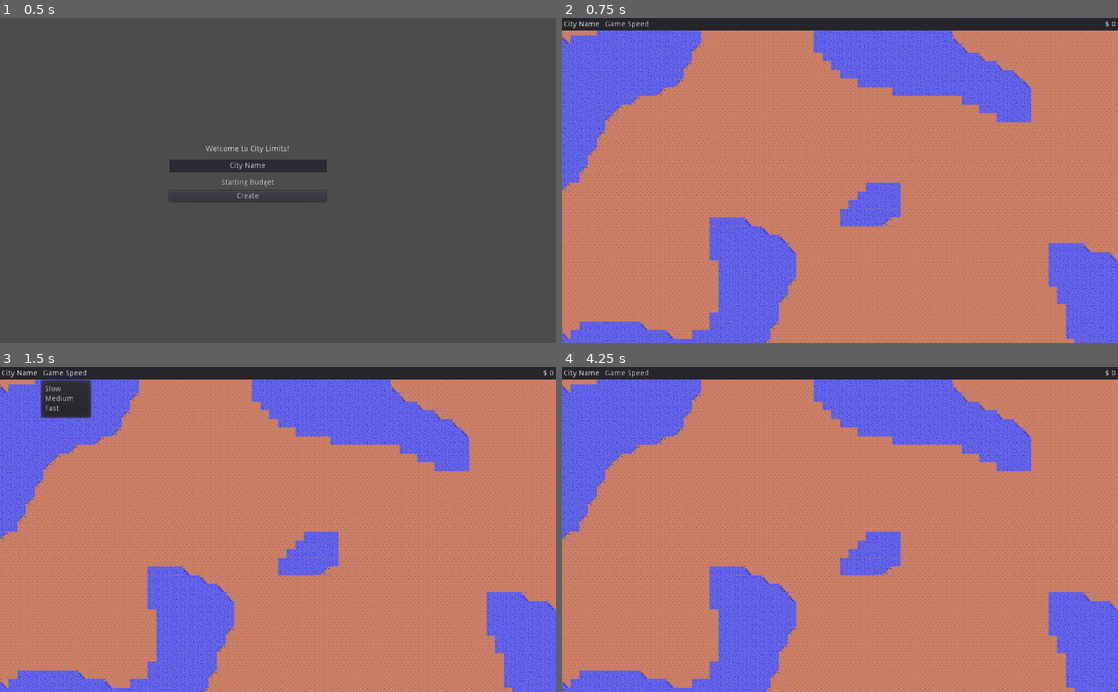
Above: before the commit, frames 1-4 (two rows, left to right).
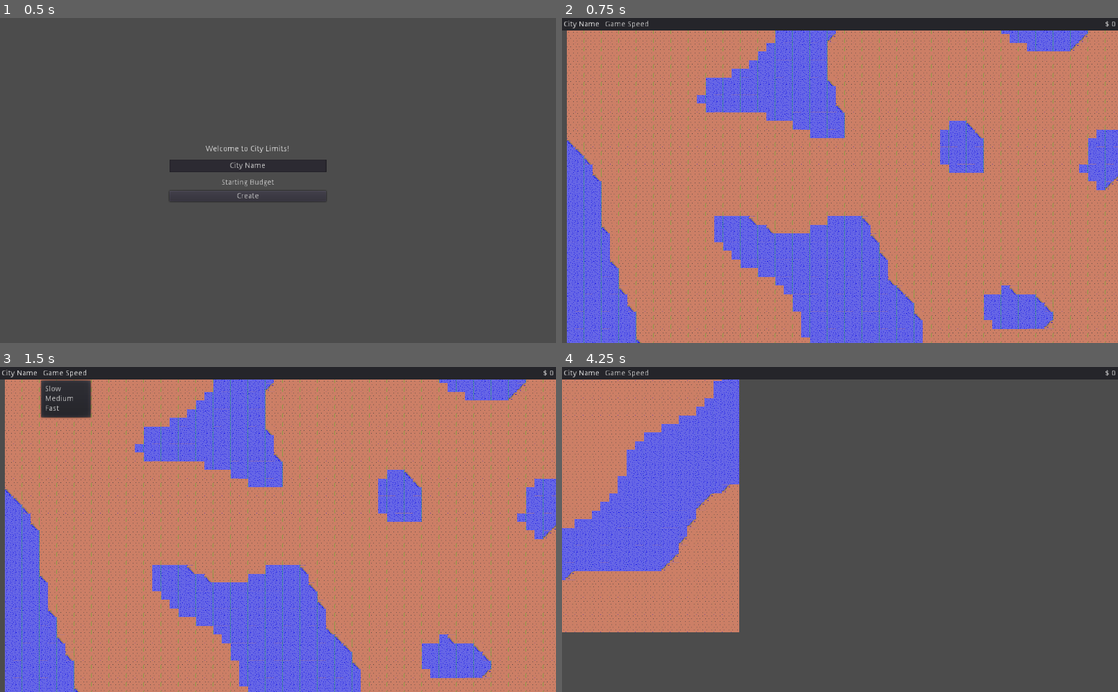
Above: after the commit, the same moments.

Repository: tonytins/citylimits
Game: Godot game, scene res://scenes/titlescreen.tscn
Two runs of this game, one before a commit and one after it. Both use one fixed random seed, a clock stepped at 60 frames per second and the inputs below.
Inputs (mouse positions are in pixels of both pictures, inside the frame that each line leads up to):
- Up to frame 1 (0.5 s): no input
- Up to frame 2 (0.75 s): click "Create" at 0.5 s
- Up to frame 3 (1.5 s): click "Game Speed" at 1.25 s
- Up to frame 4 (4.25 s): tap Enter at 2 s; move the mouse to (962, 513) at 2.02 s; hold Right (ui_right) 2.03-2.78 s; hold Ctrl 2.03-2.78 s; click (962, 513) at 2.17 s; move the mouse to (728, 545) at 2.77 s; hold Down (ui_down) 2.78-3.53 s; tap Ctrl at 2.85 s; click (728, 545) at 2.92 s; move the mouse to (895, 458) at 3.52 s; hold Right (ui_right) from 3.53 s (still down); hold Ctrl from 3.53 s (still down); click (895, 458) at 3.67 s

Frame 1 is identical in both runs. In frame 2, 47% of the frame differs, in the area x 0-100%, y 3-100%; in frame 3, 46%; in frame 4, 88%.

Commit message:
Merged varies scenes into game scene
- Merged GUI and world scenes into game scene with the GUI existing on a canvas layer
- Ported over camera movement script

Diff:
--- a/scenes/game.tscn
+++ b/scenes/game.tscn
@@ -1,12 +1,104 @@
-[gd_scene load_steps=3 format=2]
+[gd_scene load_steps=6 format=2]
 
-[ext_resource path="res://scenes/world.tscn" type="PackedScene" id=1]
-[ext_resource path="res://scenes/gui.tscn" type="PackedScene" id=2]
+[ext_resource path="res://sprites/water.tres" type="TileSet" id=1]
+[ext_resource path="res://scripts/gpanel.gd" type="Script" id=2]
+[ext_resource path="res://sprites/terrian.tres" type="TileSet" id=3]
+[ext_resource path="res://scripts/world.gd" type="Script" id=4]
+[ext_resource path="res://scripts/cameramovement.gd" type="Script" id=5]
 
+[node name="game" type="Node"]
 
+[node name="world" type="Node2D" parent="."]
+script = ExtResource( 4 )
 
-[node name="Game" type="Node"]
+[node name="water" type="TileMap" parent="world"]
+tile_set = ExtResource( 1 )
+cell_size = Vector2( 16, 16 )
+format = 1
 
-[node name="World" parent="." instance=ExtResource( 1 )]
+[node name="terrian" type="TileMap" parent="world"]
+tile_set = ExtResource( 3 )
+cell_size = Vector2( 16, 16 )
+format = 1
 
-[node name="GUI" parent="." instance=ExtResource( 2 )]
+[node name="Camera2D" type="Camera2D" parent="world"]
+position = Vector2( 503.506, 302.104 )
+current = true
+script = ExtResource( 5 )
+
+[node name="ui" type="CanvasLayer" parent="."]
+
+[node name="base" type="Control" parent="ui"]
+anchor_right = 1.0
+anchor_bottom = 1.0
+__meta__ = {
+"_edit_use_anchors_": false
+}
+
+[node name="gpanel" type="Panel" parent="ui/base"]
+anchor_right = 1.0
+margin_bottom = 23.0
+script = ExtResource( 2 )
+__meta__ = {
+"_edit_use_anchors_": false
+}
+
+[node name="citymenus" type="HBoxContainer" parent="ui/base/gpanel"]
+anchor_top = 0.5
+anchor_bottom = 0.5
+margin_left = 3.0
+margin_top = -10.0
+margin_right = 166.0
+margin_bottom = 10.0
+__meta__ = {
+"_edit_use_anchors_": false
+}
+
+[node name="citynamelbl" type="Label" parent="ui/base/gpanel/citymenus"]
+margin_top = 3.0
+margin_right = 66.0
+margin_bottom = 17.0
+text = "City Name"
+
+[node name="gamespeed" type="MenuButton" parent="ui/base/gpanel/citymenus"]
+margin_left = 70.0
+margin_right = 163.0
+margin_bottom = 20.0
+text = "Game Speed"
+items = [ "Slow", null, 0, false, false, 0, 0, null, "", false, "Medium", null, 0, false, false, 1, 0, null, "", false, "Fast", null, 0, false, false, 2, 0, null, "", false ]
+
+[node name="citystatus" type="HBoxContainer" parent="ui/base/gpanel"]
+anchor_left = 1.0
+anchor_top = 0.5
+anchor_right = 1.0
+anchor_bottom = 0.5
+margin_left = -276.0
+margin_top = -9.5
+margin_right = -4.0
+margin_bottom = 10.5
+alignment = 2
+__meta__ = {
+"_edit_use_anchors_": false
+}
+
+[node name="currencylbl" type="Label" parent="ui/base/gpanel/citystatus"]
+margin_left = 251.0
+margin_top = 3.0
+margin_right = 259.0
+margin_bottom = 17.0
+text = "$"
+
+[node name="moneylbl" type="Label" parent="ui/base/gpanel/citystatus"]
+margin_left = 263.0
+margin_top = 3.0
+margin_right = 272.0
+margin_bottom = 17.0
+text = "#"
+
+[node name="debugbtn" type="Button" parent="ui/base/gpanel"]
+visible = false
+margin_left = 932.754
+margin_top = 563.202
+margin_right = 985.754
+margin_bottom = 583.202
+text = "Debug"
--- a/scenes/gui.tscn
+++ /dev/null
@@ -1,79 +0,0 @@
-[gd_scene load_steps=2 format=2]
-
-[ext_resource path="res://scripts/gpanel.gd" type="Script" id=2]
-
-
-[node name="GUI" type="Control"]
-anchor_right = 1.0
-anchor_bottom = 1.0
-__meta__ = {
-"_edit_use_anchors_": false
-}
-
-[node name="GPanel" type="Panel" parent="."]
-anchor_right = 1.0
-margin_bottom = 23.0
-script = ExtResource( 2 )
-__meta__ = {
-"_edit_use_anchors_": false
-}
-
-[node name="CityMenus" type="HBoxContainer" parent="GPanel"]
-anchor_top = 0.5
-anchor_bottom = 0.5
-margin_left = 3.0
-margin_top = -10.0
-margin_right = 166.0
-margin_bottom = 10.0
-__meta__ = {
-"_edit_use_anchors_": false
-}
-
-[node name="CityNameLbl" type="Label" parent="GPanel/CityMenus"]
-margin_top = 3.0
-margin_right = 66.0
-margin_bottom = 17.0
-text = "City Name"
-
-[node name="GameSpeed" type="MenuButton" parent="GPanel/CityMenus"]
-margin_left = 70.0
-margin_right = 163.0
-margin_bottom = 20.0
-text = "Game Speed"
-items = [ "Slow", null, 0, false, false, 0, 0, null, "", false, "Medium", null, 0, false, false, 1, 0, null, "", false, "Fast", null, 0, false, false, 2, 0, null, "", false ]
-
-[node name="CityStatus" type="HBoxContainer" parent="GPanel"]
-anchor_left = 1.0
-anchor_top = 0.5
-anchor_right = 1.0
-anchor_bottom = 0.5
-margin_left = -276.0
-margin_top = -9.5
-margin_right = -4.0
-margin_bottom = 10.5
-alignment = 2
-__meta__ = {
-"_edit_use_anchors_": false
-}
-
-[node name="CurrencyLbl" type="Label" parent="GPanel/CityStatus"]
-margin_left = 251.0
-margin_top = 3.0
-margin_right = 259.0
-margin_bottom = 17.0
-text = "$"
-
-[node name="MoneyLbl" type="Label" parent="GPanel/CityStatus"]
-margin_left = 263.0
-margin_top = 3.0
-margin_right = 272.0
-margin_bottom = 17.0
-text = "#"
-
-[node name="DebugBtn" type="Button" parent="GPanel"]
-visible = false
-margin_left = 932.754
-margin_top = 563.202
-margin_right = 985.754
-margin_bottom = 583.202
-text = "Debug"
--- a/scenes/world.tscn
+++ /dev/null
@@ -1,20 +0,0 @@
-[gd_scene load_steps=4 format=2]
-
-[ext_resource path="res://sprites/terrian.tres" type="TileSet" id=1]
-[ext_resource path="res://scripts/world.gd" type="Script" id=3]
-[ext_resource path="res://sprites/water.tres" type="TileSet" id=4]
-
-
-
-[node name="World" type="Node"]
-script = ExtResource( 3 )
-
-[node name="Water" type="TileMap" parent="."]
-tile_set = ExtResource( 4 )
-cell_size = Vector2( 16, 16 )
-format = 1
-
-[node name="Terrian" type="TileMap" parent="."]
-tile_set = ExtResource( 1 )
-cell_size = Vector2( 16, 16 )
-format = 1
--- /dev/null
+++ b/scripts/cameramovement.gd
@@ -0,0 +1,65 @@
+extends Camera2D
+
+export var panSpeed = 10.0
+export var speed = 25.0
+export var zoomspeed = 50.0
+export var zoommargin = 0.3
+
+export var zoomMin = 0.5
+export var zoomMax = 3.0
+export var marginX = 200.0
+export var marginY = 100.0
+
+var mousepos = Vector2()
+var zoompos = Vector2()
+var zoomfactor = 1.0
+
+
+func _ready():
+	pass
+
+
+func _process(delta):
+	# Smooth Movement
+	var inputx = (int(Input.is_action_pressed("ui_right")) - int(Input.is_action_pressed("ui_left")))
+	var inputy = (int(Input.is_action_pressed("ui_down")) - int(Input.is_action_pressed("ui_up")))
+	position.x = lerp(position.x, position.x + inputx * speed * zoom.x, speed * delta)
+	position.y = lerp(position.y, position.y + inputy * speed * zoom.y, speed * delta)
+
+	# Edge scrolling via. Ctrl + Right Click
+	if Input.is_key_pressed(KEY_CONTROL):
+		# check mouse postion
+		if mousepos.x < marginX:
+			position.x = lerp(position.x, position.x - abs(mousepos.x - marginX) / marginX * panSpeed * zoom.x, panSpeed * delta)
+		elif mousepos.x > OS.window_size.x - marginX:
+			position.x = lerp(position.x, position.x + abs(mousepos.x - OS.window_size.x + marginX) / marginX * panSpeed * zoom.x, panSpeed * delta)
+
+		if mousepos.y < marginY:
+			position.y = lerp(position.y, position.y - abs(mousepos.y - marginY) / marginY * panSpeed * zoom.y, panSpeed * delta)
+		elif mousepos.y > OS.window_size.y - marginY:
+			position.y = lerp(position.y, position.y + abs(mousepos.y - OS.window_size.y + marginX) / marginX * panSpeed * zoom.y, panSpeed * delta)
+
+	# Zooming
+	zoom.x = lerp(zoom.x, zoom.x * zoomfactor, zoomspeed * delta)
+	zoom.y = lerp(zoom.y, zoom.y * zoomfactor, zoomspeed * delta)
+
+	zoom.x = clamp(zoom.x, zoomMin, zoomMax)
+	zoom.y = clamp(zoom.y, zoomMin, zoomMax)
+
+func _input(event):
+	if abs(zoompos.x - get_global_mouse_position().x) > zoommargin:
+		zoomfactor = 1.0
+	if abs(zoompos.y - get_global_mouse_position().y) > zoommargin:
+		zoomfactor = 1.0
+
+	if event is InputEventMouseButton:
+		if event.is_pressed():
+			if event.button_index == BUTTON_WHEEL_UP:
+				zoomfactor -= 0.01
+				zoompos = get_global_mouse_position()
+			if event.button_index == BUTTON_WHEEL_DOWN:
+				zoomfactor += 0.01
+				zoompos = get_global_mouse_position()
+
+	if event is InputEventMouse:
+		mousepos = event.position
--- a/scripts/gpanel.gd
+++ b/scripts/gpanel.gd
@@ -1,7 +1,7 @@
 extends Panel
 
 func _ready():
-	$CityMenus/CityNameLbl.text = CityData.city_name
+	$citymenus/citynamelbl.text = CityData.city_name
 
 func _process(delta):
-	$CityStatus/MoneyLbl.text = str(CityData.budget)
+	$citystatus/moneylbl.text = str(CityData.budget)
--- a/scripts/world.gd
+++ b/scripts/world.gd
@@ -1,4 +1,4 @@
-extends Node
+extends Node2D
 
 var noise: OpenSimplexNoise
 var map_size = Vector2(80, 60)
@@ -20,14 +20,14 @@
 		for y in map_size.y:
 			var a = noise.get_noise_2d(x, y)
 			if a < terrian_cap:
-				$Terrian.set_cell(x, y, 0)
+				$terrian.set_cell(x, y, 0)
 
-	$Terrian.update_bitmask_region(Vector2(0.0, 0.0), Vector2(map_size.x, map_size.y))
+	$terrian.update_bitmask_region(Vector2(0.0, 0.0), Vector2(map_size.x, map_size.y))
 
 func make_water():
 	for x in map_size.x:
 		for y in map_size.y:
-			if $Terrian.get_cell(x, y):
-				$Water.set_cell(x, y, 0)
+			if $terrian.get_cell(x, y):
+				$water.set_cell(x, y, 0)
 
-	$Water.update_bitmask_region(Vector2(0.0, 0.0), Vector2(map_size.x, map_size.y))
+	$water.update_bitmask_region(Vector2(0.0, 0.0), Vector2(map_size.x, map_size.y))
